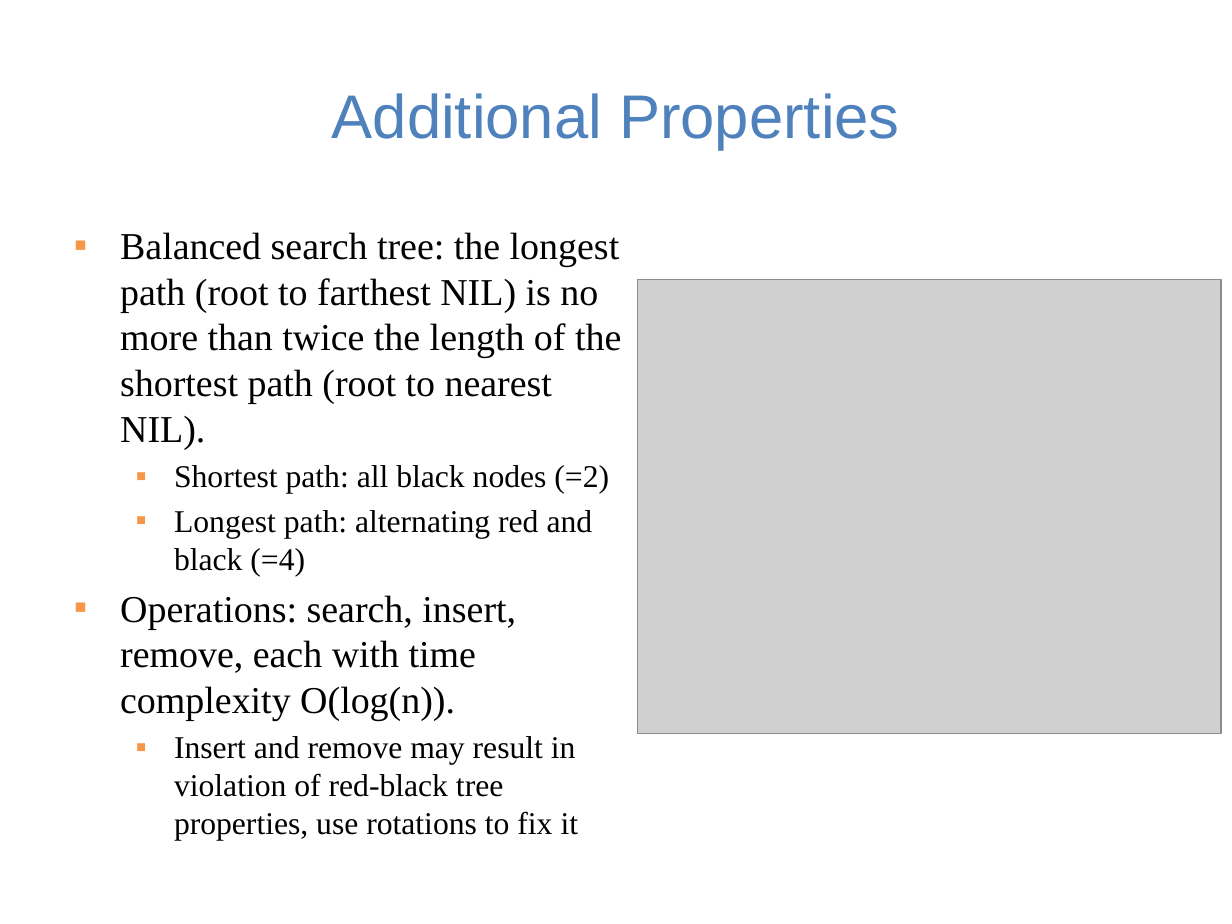
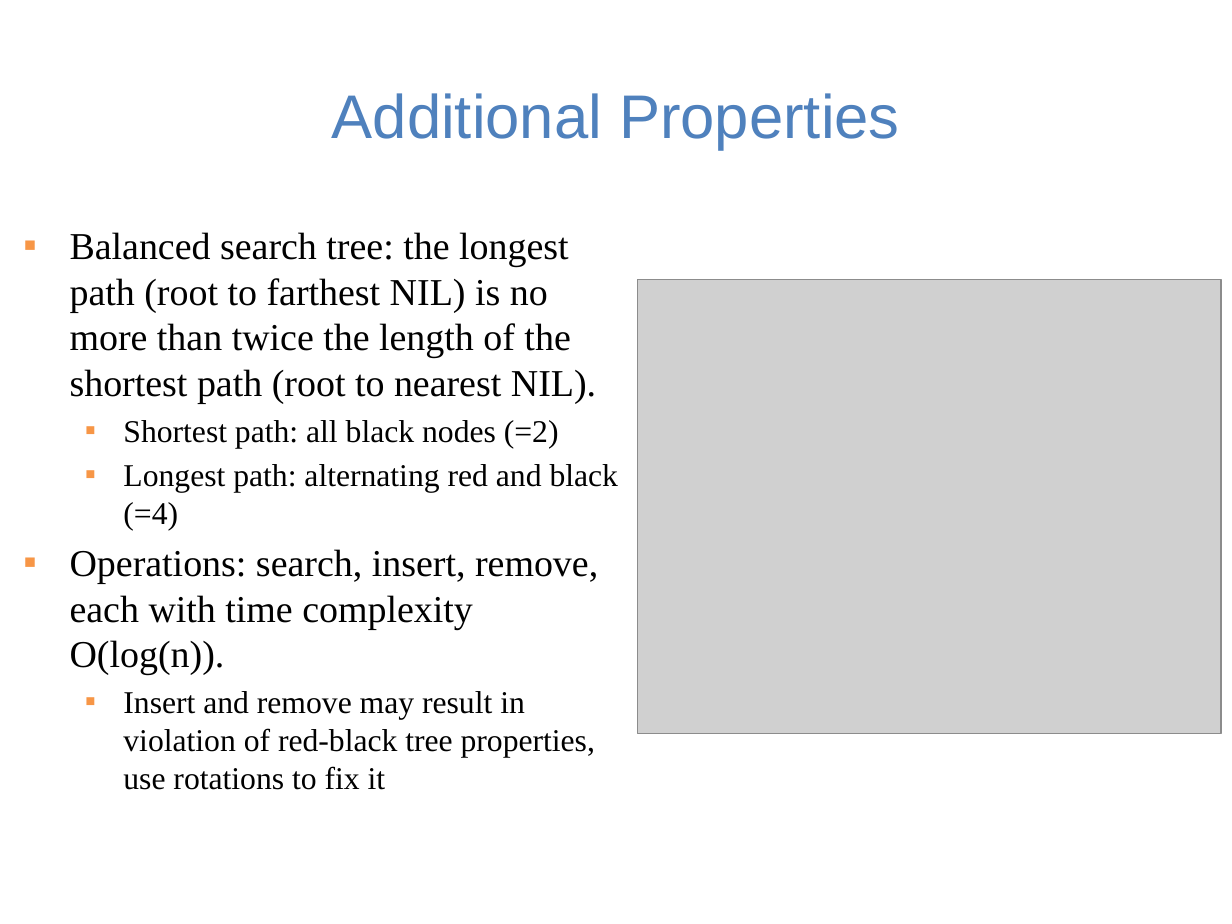
Before and after one commit to guhofstra/CSC111Fa25, a slide deck: slide 6 of PPTs/Lecture 9-red-black trees.pptx. Drawn at 1232x924 pixels with LibreOffice and Linux fonts; fonts in the diff are those of the drawing; grey boxes stand for pictures. Boxes give left, top, right and bottom in pixels: in the first picture for what was removed or moved away, otherwise in the second. Text is boxed around its words. In the diff, an @@ line names an element or a change of style, - is before the commit and + after.

```diff
--- a/PPTs/Lecture 9-red-black trees.pptx
+++ b/PPTs/Lecture 9-red-black trees.pptx
@@ text "Balanced search tree: the longest ..." rewrapped from box(120, 232, 621, 841) to box(70, 232, 619, 790) @@
```
Also in this commit, not shown: 1 other slide changed, 7 other files.
